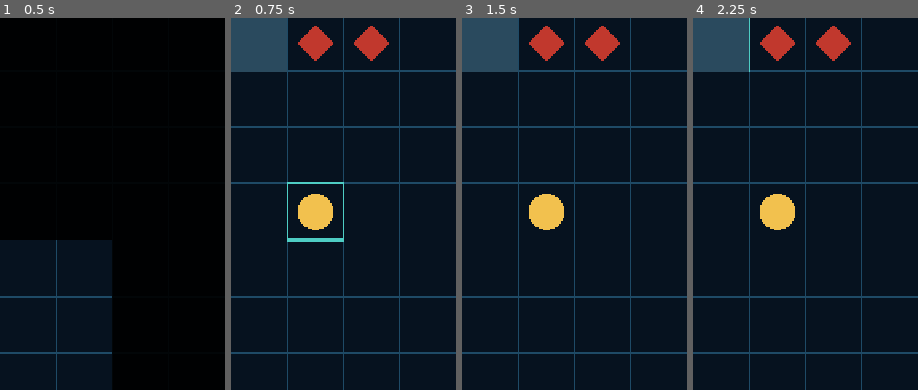
Above: before the commit, frames 1-4 (left to right).
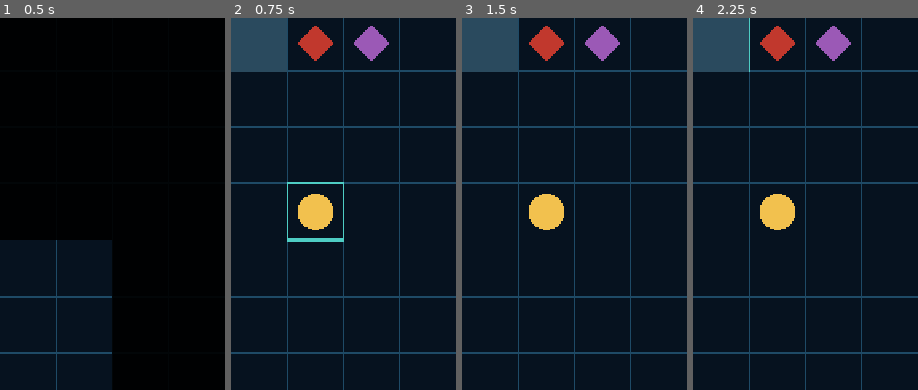
Above: after the commit, the same moments.

Repository: Vivelnow/abisal
Game: Godot game, scene res://abismo.tscn
Same seed, same stepped clock (60 frames per second), same inputs: the game is played once before the commit and once after it.
Inputs (mouse positions are % of the whole screen's width and height, from its top left):
- Up to frame 1 (0.5 s): no input
- Up to frame 2 (0.75 s): tap Enter at 0.5 s; move the mouse to (72, 41) at 0.52 s; click (72, 41) at 0.67 s
- Up to frame 3 (1.5 s): tap Space at 1.25 s; move the mouse to (30, 52) at 1.27 s; click (30, 52) at 1.42 s
- Up to frame 4 (2.25 s): tap Enter at 2 s; move the mouse to (60, 23) at 2.02 s; click (60, 23) at 2.17 s
The pictures show only the part of the screen within x 50-100%, y 16-66%; the shares and areas given below are measured in that part.

Frame 1 is identical in both runs. In frame 2, 0.8% of the frame differs, in the area x 54-71%, y 2-12%; in frame 3, 0.8%; in frame 4, 0.8%.

Commit message:
Bestiario: apagaluces — ciega, no daña, golpea y se retira
- Radio de luz individual por buzo (radios_luz_buzos), donde antes
  era una única constante compartida por los 4. Necesario para que
  el apagaluces deje a UNO sin luz sin afectar a los demás.
- Ficha "apagaluces": dano 0 (DISEÑO §5: no hace daño directo),
  alcance 1, turnos_ceguera 3.
- _decidir_apagaluces(): si ataca, dos cosas en la misma ronda —
  deja al buzo a radio 0 de luz, y da un paso alejándose
  (_paso_lejos_de, nueva, espejo de _paso_hacia). Así nunca se queda
  plantado justo donde acaba de golpear. Sin marca permanente:
  vuelve a atacar en cuanto puede, al mismo buzo o a otro.
- Cuenta atrás de la ceguera en el mismo bloque de contabilidad por
  ronda que ya lleva el oxígeno; al llegar a 0 se devuelve el radio.
- Aro morado sobre cualquier buzo cegado, visible esté o no
  seleccionado — mismo patrón que el aro de agonía.
- _decidir_mele(), _decidir_distancia() y _paso_hacia() sin tocar.

Diff:
--- a/abismo.gd
+++ b/abismo.gd
@@ -10,6 +10,7 @@
 const COLOR_BUZO_ACTIVO := Color("ffffff")
 const COLOR_ENEMIGO := Color("c1382d")
 const COLOR_ENEMIGO_DISTANCIA := Color("e0793e")
+const COLOR_ENEMIGO_APAGALUCES := Color("9b59b6")
 const COLOR_TOQUE := Color("4ecdc4")
 const COLOR_PIP_LLENO := Color("4ecdc4")
 const COLOR_PIP_VACIO := Color("1e4a66")
@@ -55,6 +56,14 @@
 var vidas_buzos := [VIDA_MAX_BUZO, VIDA_MAX_BUZO, VIDA_MAX_BUZO, VIDA_MAX_BUZO]
 var puntos_buzos := [PUNTOS_ACCION_MAX, PUNTOS_ACCION_MAX, PUNTOS_ACCION_MAX, PUNTOS_ACCION_MAX]
 var oxigenos_buzos := [OXIGENO_MAX, OXIGENO_MAX, OXIGENO_MAX, OXIGENO_MAX]
+# Radio de luz por buzo. Antes RADIO_LUZ era una única constante para
+# los 4 — el apagaluces necesita poder dejar a UNO sin luz sin tocar
+# a los demás, así que cada buzo lleva ahora el suyo. Empiezan todos
+# igual a RADIO_LUZ; el apagaluces pone uno a 0.
+var radios_luz_buzos := [RADIO_LUZ, RADIO_LUZ, RADIO_LUZ, RADIO_LUZ]
+# Turnos que le quedan a cada buzo sin luz. 0 = ve con normalidad.
+# Al llegar a 0 se le devuelve su radio_luz_buzos.
+var turnos_sin_luz_buzos := [0, 0, 0, 0]
 var buzos_vivos := [true, true, true, true]
 var buzo_activo := 0
 
@@ -71,7 +80,7 @@
 	{"celda": Vector2i(5, 1), "tipo": "distancia", "vida": FichasCriaturas.FICHAS["distancia"]["vida"], "vivo": true},
 	{"celda": Vector2i(6, 1), "tipo": "mele", "vida": FichasCriaturas.FICHAS["mele"]["vida"], "vivo": true},
 	{"celda": Vector2i(5, 2), "tipo": "mele", "vida": FichasCriaturas.FICHAS["mele"]["vida"], "vivo": true},
-	{"celda": Vector2i(6, 2), "tipo": "mele", "vida": FichasCriaturas.FICHAS["mele"]["vida"], "vivo": true},
+	{"celda": Vector2i(6, 2), "tipo": "apagaluces", "vida": FichasCriaturas.FICHAS["apagaluces"]["vida"], "vivo": true},
 ]
 
 # --- ESTADO DE PARTIDA ---
@@ -120,12 +129,14 @@
 	_cargar_equipo_desde_mochila()
 	puntos_buzos = [PUNTOS_ACCION_MAX, PUNTOS_ACCION_MAX, PUNTOS_ACCION_MAX, PUNTOS_ACCION_MAX]
 	oxigenos_buzos = [OXIGENO_MAX, OXIGENO_MAX, OXIGENO_MAX, OXIGENO_MAX]
+	radios_luz_buzos = [RADIO_LUZ, RADIO_LUZ, RADIO_LUZ, RADIO_LUZ]
+	turnos_sin_luz_buzos = [0, 0, 0, 0]
 	celdas_vistas = [{}, {}, {}, {}]
 	enemigos = [
 		{"celda": Vector2i(5, 1), "tipo": "distancia", "vida": FichasCriaturas.FICHAS["distancia"]["vida"], "vivo": true},
 		{"celda": Vector2i(6, 1), "tipo": "mele", "vida": FichasCriaturas.FICHAS["mele"]["vida"], "vivo": true},
 		{"celda": Vector2i(5, 2), "tipo": "mele", "vida": FichasCriaturas.FICHAS["mele"]["vida"], "vivo": true},
-		{"celda": Vector2i(6, 2), "tipo": "mele", "vida": FichasCriaturas.FICHAS["mele"]["vida"], "vivo": true},
+		{"celda": Vector2i(6, 2), "tipo": "apagaluces", "vida": FichasCriaturas.FICHAS["apagaluces"]["vida"], "vivo": true},
 	]
 	estado = "jugando"
 	celda_tocada = Vector2i(-1, -1)
@@ -227,7 +238,7 @@
 func _esta_iluminada_por(celda: Vector2i, buzo_idx: int) -> bool:
 	if not buzos_vivos[buzo_idx]:
 		return false
-	if _distancia_celdas(celda, celdas_buzos[buzo_idx]) > RADIO_LUZ:
+	if _distancia_celdas(celda, celdas_buzos[buzo_idx]) > radios_luz_buzos[buzo_idx]:
 		return false
 	return _tiene_vision(celdas_buzos[buzo_idx], celda)
 
@@ -270,6 +281,34 @@
 		return origen_celda
 	return siguiente
 
+# Espejo de _paso_hacia(): un paso en la dirección contraria a la
+# amenaza, en vez de hacia ella. Para el apagaluces huyendo. A
+# diferencia de _paso_hacia() (que siempre camina hacia un buzo, y
+# por tanto nunca puede salirse del mapa), alejarse sí puede empujar
+# hacia el borde — de ahí la comprobación de límites que aquí hace
+# falta y allí no.
+func _paso_lejos_de(origen_celda: Vector2i, amenaza: Vector2i) -> Vector2i:
+	var dx := 0
+	var dy := 0
+	if amenaza.x > origen_celda.x:
+		dx = -1
+	elif amenaza.x < origen_celda.x:
+		dx = 1
+	if amenaza.y > origen_celda.y:
+		dy = -1
+	elif amenaza.y < origen_celda.y:
+		dy = 1
+	var siguiente := origen_celda + Vector2i(dx, dy)
+	if not _celda_valida(siguiente):
+		return origen_celda
+	if _es_pared(siguiente):
+		return origen_celda
+	if _celda_ocupada_por_buzo(siguiente) >= 0:
+		return origen_celda
+	if _celda_ocupada_por_enemigo(siguiente) >= 0:
+		return origen_celda
+	return siguiente
+
 func _todos_sin_puntos() -> bool:
 	for i in 4:
 		if buzos_vivos[i] and puntos_buzos[i] > 0:
@@ -326,6 +365,8 @@
 				_decidir_mele(e, objetivo)
 			"distancia":
 				_decidir_distancia(e, objetivo)
+			"apagaluces":
+				_decidir_apagaluces(e, objetivo)
 
 	# El mar cobra por turno, no solo por moverse: cada buzo vivo gasta
 	# 1 de oxígeno al cerrar la ronda, se haya movido o no. Sin esto,
@@ -344,6 +385,17 @@
 			vidas_buzos[i] = maxi(vidas_buzos[i] - DANO_ASFIXIA, 0)
 			if vidas_buzos[i] <= 0:
 				_aplicar_muerte_buzo(i)
+
+	# El apagaluces no hace daño: dejó a un buzo sin luz por un número
+	# de rondas (turnos_sin_luz_buzos). Aquí se cumple la cuenta atrás
+	# y, al llegar a 0, se le devuelve su radio de luz normal.
+	for i in 4:
+		if not buzos_vivos[i]:
+			continue
+		if turnos_sin_luz_buzos[i] > 0:
+			turnos_sin_luz_buzos[i] -= 1
+			if turnos_sin_luz_buzos[i] == 0:
+				radios_luz_buzos[i] = RADIO_LUZ
 
 	# Recarga puntos de todos los buzos
 	for i in 4:
@@ -421,6 +473,29 @@
 			dist_min = d
 			objetivo = b
 	return objetivo
+
+# Comportamiento del apagaluces: golpea y se retira, cada vez que
+# puede. Si está a su alcance, ataca — deja al buzo sin luz
+# (turnos_ceguera de la ficha, 0 de daño: DISEÑO §5 es explícito en
+# que no hace daño directo) — y en la MISMA ronda da un paso
+# alejándose (_paso_lejos_de en vez de _paso_hacia). Si el paso de
+# retirada fuera a la ronda siguiente, se quedaría plantado justo
+# donde acaba de atacar y el buzo cegado lo tendría a tiro para
+# rematarlo gratis. Un solo paso no lo hace invulnerable, pero le da
+# opción de escapar en vez de regalar la revancha. No queda ninguna
+# marca permanente: a la ronda siguiente vuelve a comportarse con
+# normalidad y puede acercarse y golpear de nuevo — al mismo buzo o
+# a otro — tantas veces como el jugador se lo permita.
+func _decidir_apagaluces(idx_enemigo: int, objetivo: int) -> void:
+	var ficha: Dictionary = FichasCriaturas.FICHAS["apagaluces"]
+	var celda_enemigo: Vector2i = enemigos[idx_enemigo]["celda"]
+	var distancia := _distancia_celdas(celda_enemigo, celdas_buzos[objetivo])
+	if distancia <= ficha["alcance"]:
+		radios_luz_buzos[objetivo] = 0
+		turnos_sin_luz_buzos[objetivo] = int(ficha["turnos_ceguera"])
+		enemigos[idx_enemigo]["celda"] = _paso_lejos_de(celda_enemigo, celdas_buzos[objetivo])
+	else:
+		enemigos[idx_enemigo]["celda"] = _paso_hacia(celda_enemigo, celdas_buzos[objetivo])
 
 func _input(event: InputEvent) -> void:
 	var pos := Vector2.ZERO
@@ -546,7 +621,11 @@
 			centro_e + Vector2(0, r),
 			centro_e + Vector2(-r, 0),
 		])
-		var color_rombo := COLOR_ENEMIGO_DISTANCIA if enemigos[e]["tipo"] == "distancia" else COLOR_ENEMIGO
+		var colores_por_tipo := {
+			"distancia": COLOR_ENEMIGO_DISTANCIA,
+			"apagaluces": COLOR_ENEMIGO_APAGALUCES,
+		}
+		var color_rombo: Color = colores_por_tipo.get(enemigos[e]["tipo"], COLOR_ENEMIGO)
 		draw_colored_polygon(puntos_rombo, color_rombo)
 
 	# Dibujar los 4 buzos
@@ -554,6 +633,12 @@
 		if not buzos_vivos[i]:
 			continue
 		var centro := origen + (Vector2(celdas_buzos[i]) + Vector2(0.5, 0.5)) * lado
+		# Aro de ceguera: mismo principio que el de agonía, visible esté
+		# o no seleccionado el buzo. Reutiliza el color del apagaluces
+		# — el aro "firma" quién te lo hizo. Radio mayor que el de
+		# agonía para que, si algún día coinciden, se vean los dos.
+		if turnos_sin_luz_buzos[i] > 0:
+			draw_circle(centro, lado * 0.52, COLOR_ENEMIGO_APAGALUCES, false, 4.0)
 		# Aro de agonía: visible esté o no seleccionado el buzo. Sin esto,
 		# la única pista de que alguien se está ahogando eran los pips de
 		# vida del HUD, y esos solo muestran al buzo activo — invisible
--- a/fichas_criaturas.gd
+++ b/fichas_criaturas.gd
@@ -8,7 +8,9 @@
 # Carril 2 de la metodología: provisional, se ajusta jugando.
 #
 #   vida:    puntos de vida al aparecer.
-#   dano:    daño que inflige cuando ataca a un buzo.
+#   dano:    daño que inflige cuando ataca a un buzo. 0 si su ataque
+#            no quita vida (el apagaluces no hace daño directo — su
+#            "dano" vive en un campo propio, turnos_ceguera).
 #   alcance: distancia (Chebyshev) a la que puede atacar sin moverse.
 #
 # El comportamiento (qué hace con ese alcance y ese daño) no vive
@@ -25,4 +27,10 @@
 		"dano": 1,
 		"alcance": 4,
 	},
+	"apagaluces": {
+		"vida": 2,
+		"dano": 0,
+		"alcance": 1,
+		"turnos_ceguera": 3,
+	},
 }
